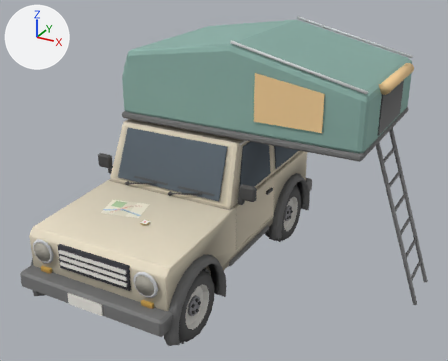
What one commit did to the glTF model props/jeep/jeep_camper.glb.
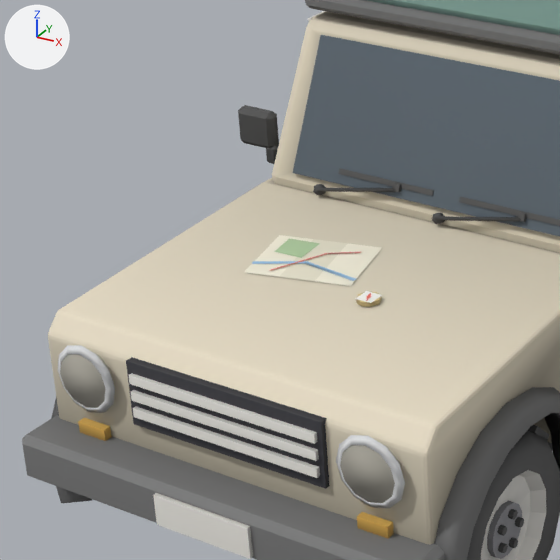
There are two pictures of each version: one whole from a 50 mm camera at (3.43, -5.37, 3.86) aimed at (0.54, -0.11, 1.23), one close up on the part from 3% to 48% of the width and 32% to 88% of the height. Every picture has the same lights, and +X, +Y and +Z are marked at upper left. The older version's two pictures come first. Where no turn or scale is listed for an object, it has been applied to the vertices. Vertices at exactly the same position are counted once.

Names of what the first close-up shows: 'Compass', 'DoorD', 'Glass', 'Jeep', 'Map'.
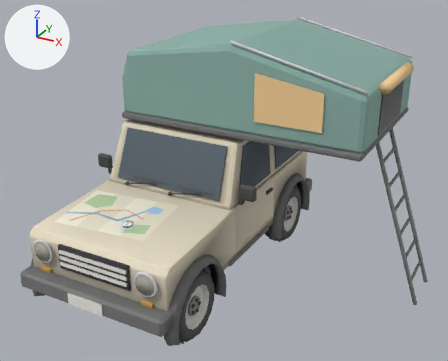
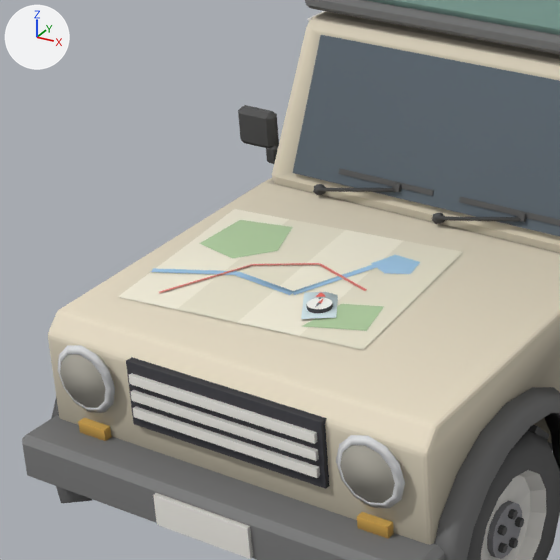
Changed parts and their boxes [x1, y1, x2, y2] in the close-ups (560 x 560 px; the box of a moved part takes in the faces that stretch with it):
'Map', reshaped, moved (151% wider, 173% taller)
    before: [245, 235, 382, 286]
    after: [118, 209, 463, 350]
'Compass', reshaped, moved (36% wider, 65% taller)
    before: [355, 291, 382, 307]
    after: [301, 292, 338, 319]
part 1 of me_cylinder_010, rebuilt
    before: [356, 292, 382, 307]
    after: [306, 298, 333, 313]
part 2 of me_cylinder_010, moved or reshaped
    before: [355, 291, 382, 303]
    after: [301, 292, 338, 319]
part 3 of me_quad_008, rebuilt
    before: [274, 239, 320, 258]
    after: [253, 263, 319, 265]
part 4 of me_quad_008, rebuilt
    before: [252, 261, 306, 264]
    after: [233, 272, 292, 295]
part 5 of me_quad_008, deleted
    before: [305, 261, 356, 281]
part 6 of me_quad_008, deleted
    before: [270, 253, 327, 271]
part 7 of me_quad_008, built on
    before: [245, 235, 382, 286]
    after: [118, 209, 463, 350]

Diff of the bpy script that builds the scene:
```diff
--- a/props/jeep/jeep_camper.glb.py
+++ b/props/jeep/jeep_camper.glb.py
@@ me_cylinder_010 @@
 # verts and faces of me_cylinder_010; kept vertices keep their numbers, new ones are numbered from 24
-me_cylinder_010.from_pydata(...)  # 24 vertices, 32 faces; spans x -0.045..0.045, y -0.045..0.045, z 0.0..0.018
+me_cylinder_010.from_pydata(...)  # 38 vertices, 40 faces; spans x -0.106..0.106, y -0.1164..0.1164, z 0.0..0.018
+# me_cylinder_010 part 1: the loose piece of 16 vertices spanning x -0.045..0.045, y -0.045..0.045, z 0.0..0.016 is rebuilt with 24 vertices and now spans x -0.0336..0.0562, y -0.0614..0.0284, z 0.0..0.016
+# me_cylinder_010 part 2
+delete_vertices([*range(16, 24)])  # with the faces that use them
+verts[24] = (0.0069, -0.1164, 0.0)  # pixel (301, 319)
+verts[25] = (0.106, -0.0487, 0.0)  # pixel (336, 317)
+verts[26] = (-0.0069, 0.1164, 0.0)  # pixel (338, 291)
+verts[27] = (-0.106, 0.0487, 0.0)  # pixel (304, 292)
+verts[28] = (-0.0504, 0.0382, 0.001)  # pixel (315, 296)
+verts[29] = (-0.0174, 0.0608, 0.001)  # pixel (326, 296)
+verts[30] = (-0.0536, 0.0784, 0.001)  # pixel (321, 292)
+verts[31] = (-0.0051, 0.0074, 0.017)  # pixel (319, 299)
+verts[32] = (-0.0058, 0.0227, 0.017)  # pixel (322, 297)
+verts[33] = (-0.019, 0.0136, 0.017)  # pixel (317, 297)
+verts[34] = (0.0044, -0.0179, 0.018)  # pixel (317, 302)
+verts[35] = (0.0182, -0.0151, 0.018)  # pixel (321, 303)
+verts[36] = (0.0041, 0.0188, 0.018)  # pixel (323, 298)
+verts[37] = (0.0184, -0.0518, 0.018)  # pixel (314, 307)
+faces += [(24, 25, 26), (24, 26, 27), (28, 29, 30), (31, 32, 33), (34, 35, 36), (34, 37, 35)]
 me_cylinder_010.materials.append(mat_baked_005)
@@ me_quad_008 @@
-me_quad_008.from_pydata(...)  # 28 vertices, 16 faces; spans x -0.238..0.238, y -0.192..0.192, z -0.008..0.009
+me_quad_008.from_pydata(...)  # 48 vertices, 28 faces; spans x -0.534..0.534, y -0.418..0.418, z -0.018..0.018
+# me_quad_008 part 3: the loose piece of 4 vertices spanning x -0.185..-0.049, y -0.018..0.111, z 0.001..0.007 is rebuilt with 4 vertices and now spans x -0.177..0.043, y -0.023..0.102, z 0.003..0.008
+# me_quad_008 part 4: the loose piece of 4 vertices spanning x -0.192..-0.009, y -0.132..-0.026, z -0.003..0.002 is rebuilt with 4 vertices and now spans x -0.193..0.089, y -0.136..-0.079, z -0.002..-0.001
+# me_quad_008 part 5: the loose piece of 4 vertices spanning x -0.014..0.23, y -0.07..-0.025, z 0.0..0.002 is deleted
+# me_quad_008 part 6: the loose piece of 4 vertices spanning x -0.094..0.022, y -0.145..0.057, z -0.002..0.007 is deleted
+# me_quad_008 part 7: 8 vertices removed from x -0.238..0.238, y -0.192..0.192, z -0.008..0.008; 40 vertices added at x -0.534..0.534, y -0.418..0.418, z -0.018..0.018
+# other edits to the shape of me_quad_008 do not show in these pictures
 me_quad_008.materials.append(mat_baked_004)
@@ ob_compass @@
 ob_compass = bpy.data.objects.new('Compass', me_cylinder_010)
-ob_compass.location = (0.16, -1.02, 1.038)
+ob_compass.location = (0.026, -1.125, 1.037)
@@ ob_map @@
 ob_map = bpy.data.objects.new('Map', me_quad_008)
-ob_map.location = (-0.2, -0.86, 1.045)
+ob_map.location = (-0.2, -0.98, 1.039)
```
